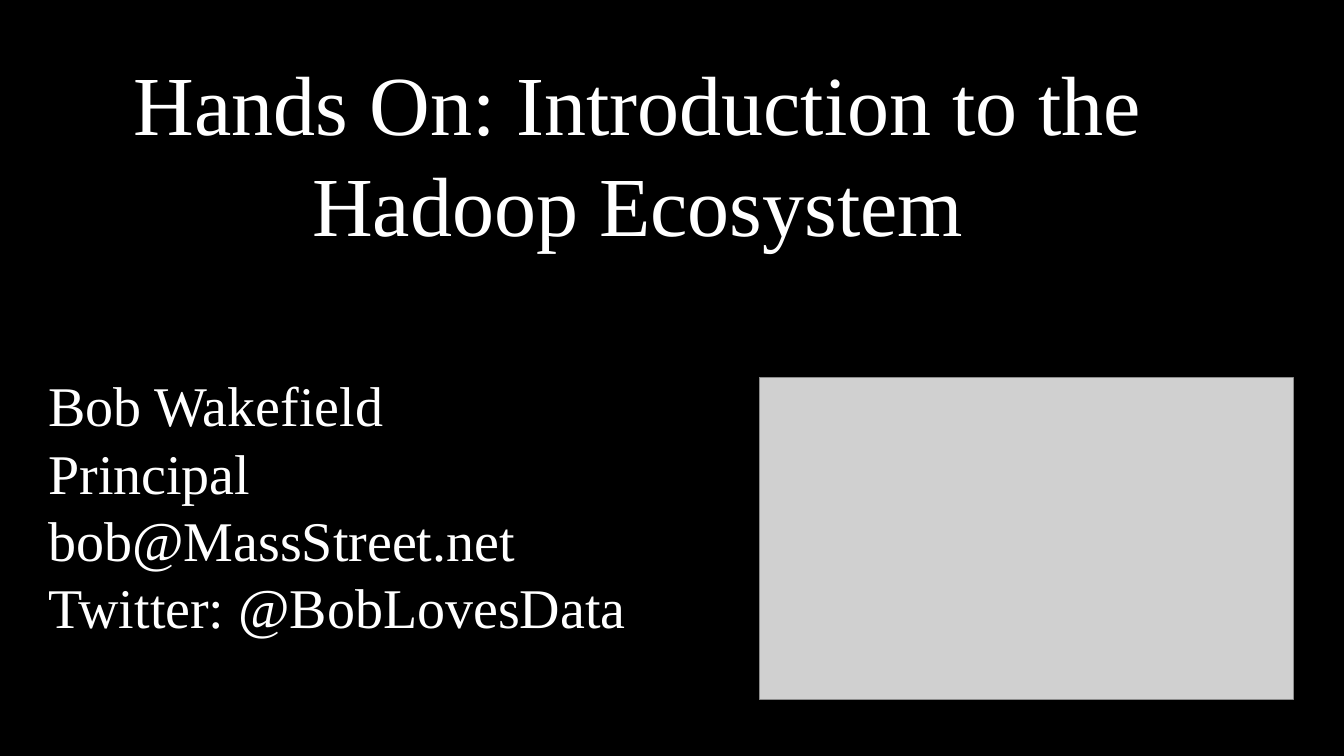
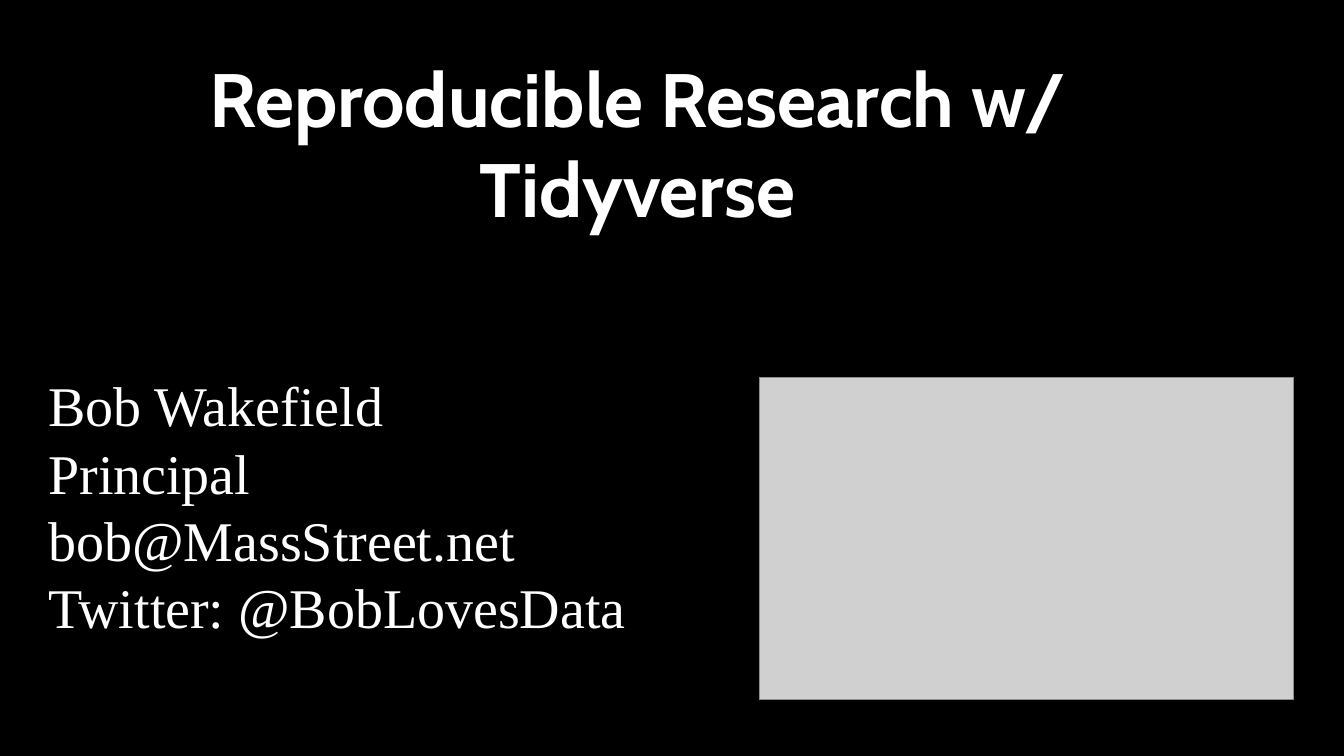
Before and after one commit to MassStreetAnalytics/Reproducible-Research, a slide deck: slide 1 of Documents/Deck/Reproducable Research.pptx. Drawn at 1344x756 pixels with LibreOffice and Linux fonts; fonts in the diff are those of the drawing; grey boxes stand for pictures; background and template pictures are left out. Boxes give left, top, right and bottom in pixels: in the first picture for what was removed or moved away, otherwise in the second. Text is boxed around its words. In the diff, an @@ line names an element or a change of style, - is before the commit and + after.

```diff
--- a/Documents/Deck/Reproducable Research.pptx
+++ b/Documents/Deck/Reproducable Research.pptx
@@ text at [209, 70, 1067, 234]: text changed; size 60 to 54 pt; font Times New Roman to Cabin; bold on @@
-Hands On: Introduction to the Hadoop Ecosystem
+Reproducible Research w/ Tidyverse
```
Also in this commit, not shown: 9 other files.
